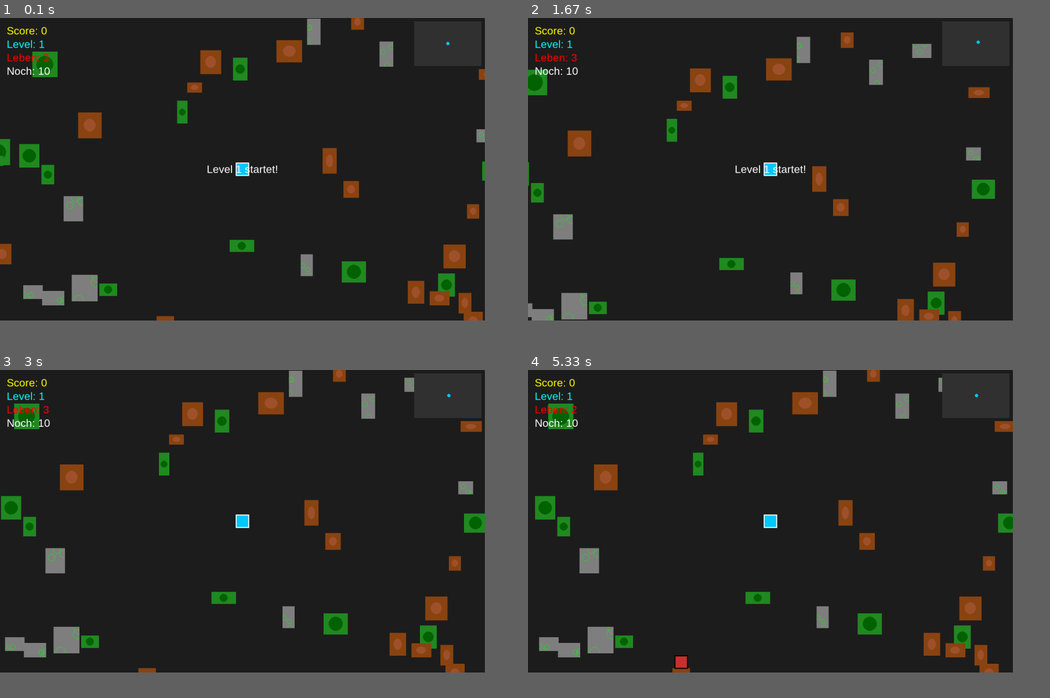
Above: before the commit, frames 1-4 (two rows, left to right).
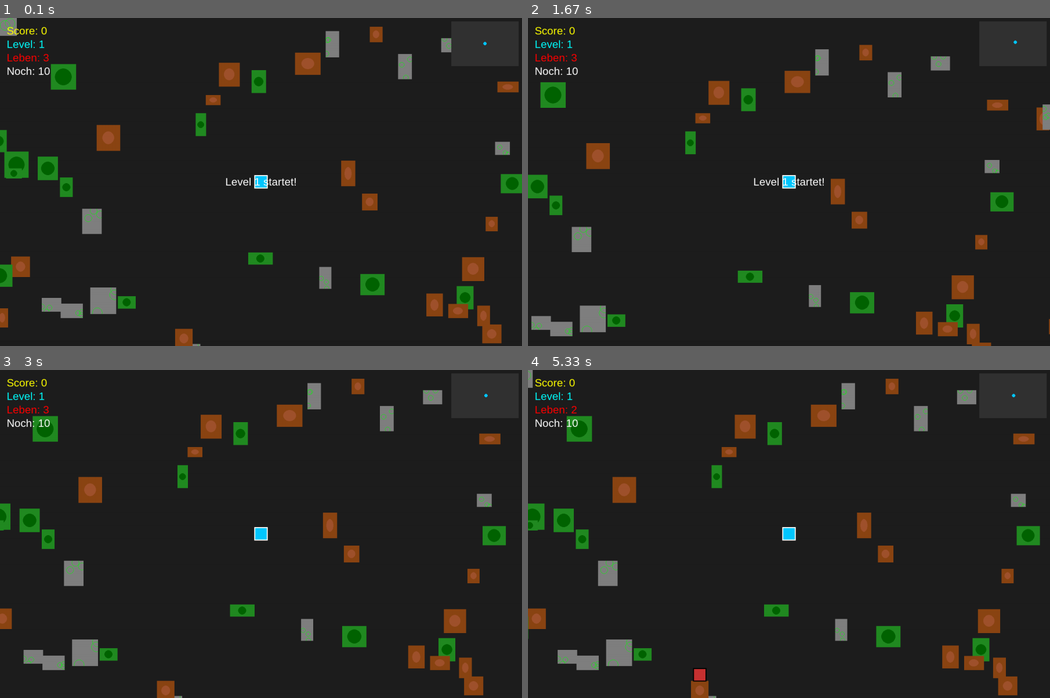
Above: after the commit, the same moments.

Repository: xXN1CG4M3RXx/TD-Pygame
Game: pygame game, started from td_game.py
The game is run twice, just before and just after one commit, with the same random seed, the same clock (stepped at 60 frames per second) and the same inputs.
Inputs (mouse positions are in pixels of both pictures, inside the frame that each line leads up to):
- Up to frame 1 (0.1 s): no input
- Up to frame 2 (1.67 s): click "Level: 1" at 0.38 s; hold D 0.67-1.13 s; move the mouse to (768, 195) at 0.7 s; hold W 1.17-1.47 s; hold D from 1.5 s (still down)
- Up to frame 3 (3 s): release D at 1.97 s; hold A 2-2.53 s; hold S 2.57-2.87 s; hold A from 2.9 s (still down)
- Up to frame 4 (5.33 s): release A at 3.3 s; hold W 3.33-3.7 s; hold D 3.73-4.37 s; hold S 4.4-4.77 s; hold A 4.8-5.27 s; hold D from 5.3 s (still down)
In our replay, the window is 836x522 before the commit and 900x566 after it. These sizes can differ from the game's own. Grey fills any space a smaller window leaves; there, only what the larger window draws over its background counts as a difference.

The runs differ from the first frame. In frame 1, 14% of the frame differs, in the area x 0-100%, y 0-100%; in frame 2, 13%; in frame 3, 13%; in frame 4, 13%.

Commit message:
perfected window size

Diff:
--- a/td_game.py
+++ b/td_game.py
@@ -2,7 +2,7 @@
 import random
 
 # --- Konstanten ---
-WIDTH, HEIGHT = 1440, 900  # Fenstergröße
+WIDTH, HEIGHT = 1550, 975  # Fenstergröße
 MAP_WIDTH, MAP_HEIGHT = 3000, 2000  # Große Map
 PLAYER_SIZE = 40
 ENEMY_SIZE = 40
